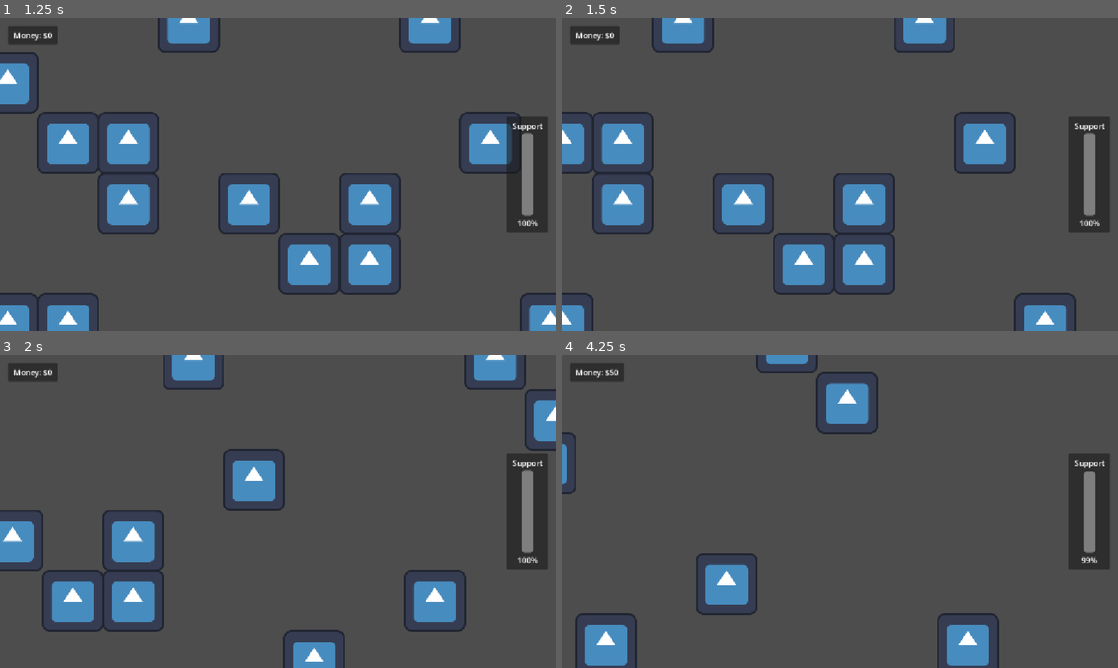
Above: before the commit, frames 1-4 (two rows, left to right).
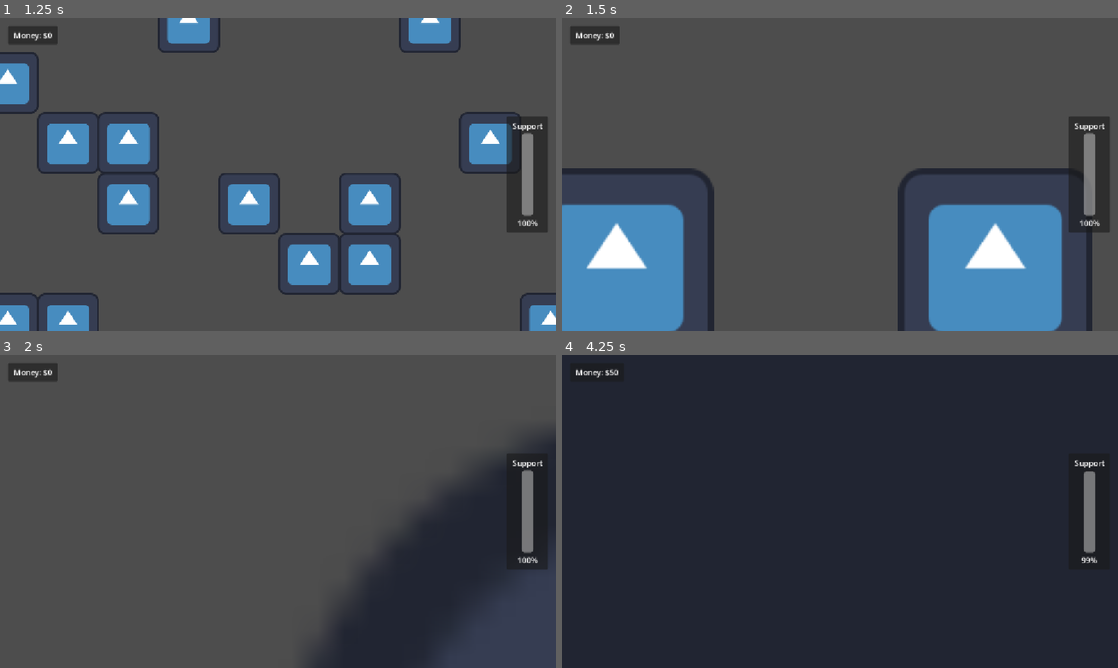
Above: after the commit, the same moments.

Repository: vini-44/cascadia-bounce-back
Game: Godot game, scene res://scenes/main_menu.tscn
The game is run twice, just before and just after one commit, with the same random seed, the same clock (stepped at 60 frames per second) and the same inputs. The engine's default icon, where the game draws it, is replaced by a stand-in: a white triangle on a blue panel in a dark square.
Inputs:
- Up to frame 1 (1.25 s): click "PLAY" at 0.5 s
- Up to frame 2 (1.5 s): tap Enter at 1.25 s; hold Right (ui_right) from 1.28 s (still down); hold Q (Zoom in) from 1.28 s (still down)
- Up to frame 3 (2 s): keep holding Right (ui_right); keep holding Q (Zoom in)
- Up to frame 4 (4.25 s): release Right (ui_right) at 2.03 s; release Q (Zoom in) at 2.03 s; hold Down (ui_down) 2.03-2.78 s; tap E (Zoom out) at 2.1, 3.6 s; hold Right (ui_right) 2.78-3.53 s; hold Q (Zoom in) 2.78-3.53 s; hold Up (ui_up) from 3.53 s (still down)

Frame 1 is identical in both runs. In frame 2, 30% of the frame differs, in the area x 0-96%, y 0-100%; in frame 3, 23%; in frame 4, 96%, in the area x 0-100%, y 0-100%.
Error before the commit: Invalid access to property or key 'zoom' on a base object of type 'null instance'. (res://scripts/player.gd:18)

Commit message:
camera update

Diff:
--- a/scenes/world_map.tscn
+++ b/scenes/world_map.tscn
@@ -13,18 +13,18 @@
 metadata/money = 0
 metadata/support = 100
 
-[node name="camera2D" type="Camera2D" parent="player" unique_id=1863578224]
+[node name="Camera2D" type="Camera2D" parent="player" unique_id=1863578224]
 
-[node name="HUD" type="CanvasLayer" parent="." node_paths=PackedStringArray("player")]
+[node name="HUD" type="CanvasLayer" parent="." unique_id=365164596 node_paths=PackedStringArray("player")]
 script = ExtResource("3_stats")
 player = NodePath("../player")
 
-[node name="MoneyPanel" type="PanelContainer" parent="HUD"]
+[node name="MoneyPanel" type="PanelContainer" parent="HUD" unique_id=1429605165]
 offset_left = 16.0
 offset_top = 16.0
 mouse_filter = 2
 
-[node name="Padding" type="MarginContainer" parent="HUD/MoneyPanel"]
+[node name="Padding" type="MarginContainer" parent="HUD/MoneyPanel" unique_id=1637758547]
 layout_mode = 2
 mouse_filter = 2
 theme_override_constants/margin_left = 12
@@ -32,12 +32,12 @@
 theme_override_constants/margin_right = 12
 theme_override_constants/margin_bottom = 8
 
-[node name="MoneyLabel" type="Label" parent="HUD/MoneyPanel/Padding"]
+[node name="MoneyLabel" type="Label" parent="HUD/MoneyPanel/Padding" unique_id=1647576176]
 unique_name_in_owner = true
 layout_mode = 2
 text = "Money: $0"
 
-[node name="SupportPanel" type="PanelContainer" parent="HUD"]
+[node name="SupportPanel" type="PanelContainer" parent="HUD" unique_id=1764448234]
 anchors_preset = 6
 anchor_left = 1.0
 anchor_top = 0.5
@@ -51,7 +51,7 @@
 grow_vertical = 2
 mouse_filter = 2
 
-[node name="Padding" type="MarginContainer" parent="HUD/SupportPanel"]
+[node name="Padding" type="MarginContainer" parent="HUD/SupportPanel" unique_id=1202397610]
 layout_mode = 2
 mouse_filter = 2
 theme_override_constants/margin_left = 12
@@ -59,17 +59,17 @@
 theme_override_constants/margin_right = 12
 theme_override_constants/margin_bottom = 8
 
-[node name="Stats" type="VBoxContainer" parent="HUD/SupportPanel/Padding"]
+[node name="Stats" type="VBoxContainer" parent="HUD/SupportPanel/Padding" unique_id=2071860984]
 layout_mode = 2
 mouse_filter = 2
 theme_override_constants/separation = 4
 
-[node name="SupportLabel" type="Label" parent="HUD/SupportPanel/Padding/Stats"]
+[node name="SupportLabel" type="Label" parent="HUD/SupportPanel/Padding/Stats" unique_id=2086584325]
 layout_mode = 2
 text = "Support"
 horizontal_alignment = 1
 
-[node name="SupportBar" type="ProgressBar" parent="HUD/SupportPanel/Padding/Stats"]
+[node name="SupportBar" type="ProgressBar" parent="HUD/SupportPanel/Padding/Stats" unique_id=337172317]
 unique_name_in_owner = true
 custom_minimum_size = Vector2(24, 96)
 layout_mode = 2
@@ -80,7 +80,7 @@
 fill_mode = 3
 show_percentage = false
 
-[node name="SupportValue" type="Label" parent="HUD/SupportPanel/Padding/Stats"]
+[node name="SupportValue" type="Label" parent="HUD/SupportPanel/Padding/Stats" unique_id=847710344]
 unique_name_in_owner = true
 layout_mode = 2
 text = "100%"
--- a/scripts/player.gd
+++ b/scripts/player.gd
@@ -8,7 +8,7 @@
 
 func _physics_process(delta):
 	var input_direction = Input.get_vector("ui_left","ui_right","ui_up","ui_down")
-	velocity = input_direction * 700
+	velocity = input_direction * 700 / $Camera2D.zoom.x
 	move_and_slide()
 	zoom()
 
Not shown: 1 places in scenes/world_map.tscn that only renumber resources
